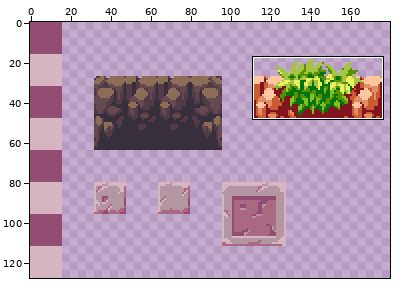
Two versions of one sprite sheet, sprites/sprite_lama/layers/89adc631-05e7-4dbc-b510-7d9259636b77/4ba882a2-9db5-4f7e-93f1-a9d344ecbebd.png. The first picture is a wide view before the edit; the outline marks the close-up.
Close-up. As it was:
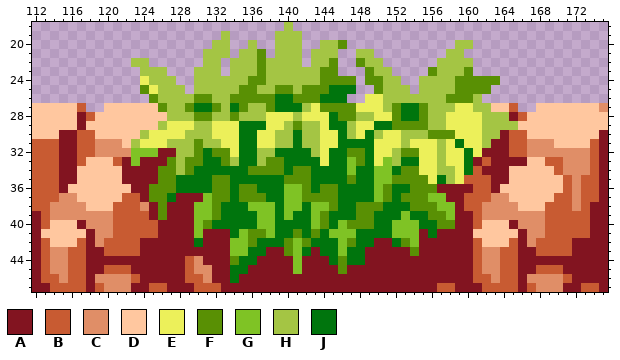
The file is 192x128 pixels. Colours within 5 levels of each other are drawn and written as one. Shown: x 112..175, y 18..47. The wide view leaves out empty margins.
Palette (. is transparent): A #821420  B #c85b32  C #e08e67  D #ffc79f  E #ecf05a  F #599004  G #7fc325  H #a4c544  J #00750d
Pixels before, first column x 112:
18 ............................H...................................
19 .....................H.....HHH..................................
20 ....................HH..H..HHH..HHF............HH...............
21 ...................HHH.HHF.HHH.HHH..HH........HH................
22 ...........HH......HH.HHHFHHHH.HHF..FHH......HHHH...............
23 ............HHH...HHH.HHHFHHHHHHFF...FHH....FHHHF...............
24 ............EHHH..HHHHHHFFHHHHHHFFFF.FFHH..HHHHFFFFF............
25 ............FEHHH.HHHHHFFHHFFHFFFJJJ..FHHH.HHHHFFFF.............
26 .............FHHHHFFHHFFFFFJJFFFJJJ..EEHHHHHHHFFFH..............
27 DDDDDB..DDDDDDFHHFJJFHJFHHFJJJHEFFFFEEEHFJJFHHHEEHHDDB..DDDDDDDC
28 DDDDDABDDDDDDDDHHHFFHHFHHHEEEHEEEJFFHHEEFJJFHHEEEEHHHABDDDDDDDDD
29 DDDDDADDDDDDDDHEEEHHEEEJJJEEHFHHEJJHEEJJFFFFHHEEEEHHHHDDDDDDDDDD
30 DDDAABBDDDDDHEEEEHHHEEEJJEEHHJHHEEJHEJHEEHHHFFFEEEHHABBDDDDDDDDA
31 BBBAABBCCCDHEEEHHHFHHEEJJEEHHJHHEEJJJJEEEHEEEHEJEEHAABBCCCDDDDBA
32 BBBAABBCCCCGGGAAHHFJFFEJJHHJJJJHEJJFFJEEHFFEEHEEJEAAABBCCCCCCCBA
33 BBBAABDDDBAGAAAFHFFJJFHJJHFFJJJJEJJGFJEGHJJEEHEEJABAAAADDBBCCCBA
34 BBBAADDDDDAAAAFFHFJJJJJJFFFFJFFJJJJGJJGGJFFEEHHEJBAAADDDDDBCCCBA
35 BBBAADDDDDAAAAFFJJJJFFJJJJJJFFFJJJJFJJGGFFFFEJHEBBBAADDDDDDBCBBA
36 BBBADDDDDDDAAFFFJJJJFFJFFJJJGGFJFFJJJJGFJJFFFAAAABBADDDDDDDBCBBA
37 BBBCCDDDDDBBAFFJAAAGFFJFFFJJGGFFFFJJJJGFJFFFGGAABBBCCDDDDDBBCBBA
38 BBCCCCDDDBBBCAFAAAGGFJJJGGGJGGJGGFJJFFFJJJFFFGGABBCCCCDDDBBBCBAA
39 ABCCCCCCCBBBBAFAAAGGFJJJJGGJGJJGFJJJFFJJJGJJFFGAABCCCCCCCBBBBBAA
40 ABDDDACCCBBBBBAAAAGFJJJJJGGJJJJGFJGFFFJJGGGJJFFAABDDDACCCBBBBBAA
41 ADDDDDACCBBBBBAAAAGAAAJGFFGJJFJFJGGGJJJJGGGAJAAAADDDDDACCBBBBBAA
42 ABDDDBACBBBBAAAAAAJAAAGGFJJJFGFJJJGFJJAAJFGAAAAAABDDDBACBBBBAAAA
43 ABCCBBAABBBBAAAAAAAAAAGGJJAAFGJAJJGJJAAAAAFAAAAAABCCBBAABBBBAAAA
44 ABCCBBAAAAAAAAAAABCAAAFJJAAAAGAAAJFJJAAAAAAAAAAAABCCBBAAAAAAAAAA
45 ABCCBBAABBBAAAAAABCCAAJJAAAAAGAAAAFAAAAAAAAAAAAAABCCBBAABBBAAAAA
46 ABBCBBACCCCBAAAAABBCAAJAAAAAAAAAAAAAAAAAAAAAAAAAABBCBBACCCCBAAAA
47 AABBBBABCCCAABBAAABBBAAAAAAAAAAAAAAAAAAAAAAAABBAAABBBBABCCCAABBA
The result:
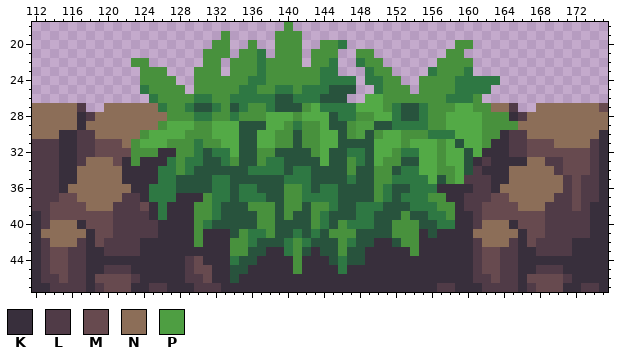
Colours new in this view: K #382f3c  L #503b47  M #674a4f  N #8c6e58  P #4e9e42
The edit:
colour E: #ecf05a -> #53aa46
colour F: #599004 -> #2e7843
colour H: #a4c544 -> #48913d
colour J: #00750d -> #28533d
y 24: x 124 E -> H
y 25: x 125 E -> H
y 27: x 112..117 DDDDDB -> NNNNNL; x 120..125 DDDDDD -> NNNNNN; x 163..165 DDB -> NNL; x 168..175 DDDDDDDC -> NNNNNNNM
y 28: x 112..126 DDDDDABDDDDDDDD -> NNNNNKLNNNNNNNN; x 165..175 ABDDDDDDDDD -> KLNNNNNNNNN
y 29: x 112..125 DDDDDADDDDDDDD -> NNNNNKNNNNNNNN; x 148..149 EE -> PP; x 166..175 DDDDDDDDDD -> NNNNNNNNNN
y 30: x 112..123 DDDAABBDDDDD -> NNNKKLLNNNNN; x 148 E -> P; x 164..175 ABBDDDDDDDDA -> KLLNNNNNNNNK
y 31: x 112..122 BBBAABBCCCD -> LLLKKLLMMMN; x 163..175 AABBCCCDDDDBA -> KKLLMMMNNNNLK
y 32: x 112..127 BBBAABBCCCCGGGAA -> LLLKKLLMMMMHHHKK; x 162..175 AAABBCCCCCCCBA -> KKKLLMMMMMMMLK
y 33: x 112..126 BBBAABDDDBAGAAA -> LLLKKLNNNMKHKKK; x 147 G -> H; x 151 G -> H; x 161..175 ABAAAADDBBCCCBA -> KLKKKKNNLLMMMLK
y 34: x 112..125 BBBAADDDDDAAAA -> LLLKKNNNNNKKKK; x 147 G -> H; x 150..151 GG -> HH; x 161..175 BAAADDDDDBCCCBA -> LKKKNNNNNLMMMLK
y 35: x 112..125 BBBAADDDDDAAAA -> LLLKKNNNNNKKKK; x 150..151 GG -> HH; x 160..175 BBBAADDDDDDBCBBA -> LLLKKNNNNNNLMLLK
y 36: x 112..124 BBBADDDDDDDAA -> LLLKNNNNNNNKK; x 140..141 GG -> HH; x 150 G -> H; x 157..175 AAAABBADDDDDDDBCBBA -> KKKKLLKNNNNNNNLMLLK
y 37: x 112..124 BBBCCDDDDDBBA -> LLLMMNNNNNLLK; x 127..131 JAAAG -> FKKKH; x 140..141 GG -> HH; x 150 G -> H; x 156..175 GGAABBBCCDDDDDBBCBBA -> HHKKLLLMMNNNNNLLMLLK
y 38: x 112..125 BBCCCCDDDBBBCA -> LLMMMMNNNLLLMK; x 127..131 AAAGG -> KKKHH; x 136..138 GGG -> HHH; x 140..141 GG -> HH; x 143..144 GG -> HH; x 157..175 GGABBCCCCDDDBBBCBAA -> HHKLLMMMMNNNLLLMLKK
y 39: x 112..125 ABCCCCCCCBBBBA -> KLMMMMMMMLLLLK; x 127..131 AAAGG -> KKKHH; x 137..138 GG -> HH; x 140 G -> H; x 143 G -> H; x 153 G -> H; x 158..175 GAABCCCCCCCBBBBBAA -> HKKLMMMMMMMLLLLLKK
y 40: x 112..130 ABDDDACCCBBBBBAAAAG -> KLNNNKMMMLLLLLKKKKH; x 137..138 GG -> HH; x 143 G -> H; x 146 G -> H; x 152..154 GGG -> HHH; x 159..175 AABDDDACCCBBBBBAA -> KKLNNNKMMMLLLLLKK
y 41: x 112..133 ADDDDDACCBBBBBAAAAGAAA -> KNNNNNKMMLLLLLKKKKHKKK; x 135 G -> H; x 138 G -> H; x 145..147 GGG -> HHH; x 152..155 GGGA -> HHHK; x 157..175 AAAADDDDDACCBBBBBAA -> KKKKNNNNNKMMLLLLLKK
y 42: x 112..135 ABDDDBACBBBBAAAAAAJAAAGG -> KLNNNLKMLLLLKKKKKKHKKKHH; x 141 G -> H; x 146 G -> H; x 150..151 AA -> KK; x 153..175 FGAAAAAABDDDBACBBBBAAAA -> HHKKKKKKLNNNLKMLLLLKKKK
y 43: x 112..135 ABCCBBAABBBBAAAAAAAAAAGG -> KLMMLLKKLLLLKKKKKKKKKKHH; x 138..139 AA -> KK; x 141 G -> H; x 143 A -> K; x 146 G -> H; x 149..175 AAAAAFAAAAAABCCBBAABBBBAAAA -> KKKKKHKKKKKKLMMLLKKLLLLKKKK
y 44: x 112..133 ABCCBBAAAAAAAAAAABCAAA -> KLMMLLKKKKKKKKKKKLMKKK; x 137..144 AAAAGAAA -> KKKKHKKK; x 149..175 AAAAAAAAAAAABCCBBAAAAAAAAAA -> KKKKKKKKKKKKLMMLLKKKKKKKKKK
y 45: x 112..133 ABCCBBAABBBAAAAAABCCAA -> KLMMLLKKLLLKKKKKKLMMKK; x 136..145 AAAAAGAAAA -> KKKKKHKKKK; x 147..175 AAAAAAAAAAAAAABCCBBAABBBAAAAA -> KKKKKKKKKKKKKKLMMLLKKLLLKKKKK
y 46: x 112..133 ABBCBBACCCCBAAAAABBCAA -> KLLMLLKMMMMLKKKKKLLMKK; x 135..175 AAAAAAAAAAAAAAAAAAAAAAAAAABBCBBACCCCBAAAA -> KKKKKKKKKKKKKKKKKKKKKKKKKKLLMLLKMMMMLKKKK
y 47: x 112..175 AABBBBABCCCAABBAAABBBAAAAAAAAAAAAAAAAAAAAAAAABBAAABBBBABCCCAABBA -> KKLLLLKLMMMKKLLKKKLLLKKKKKKKKKKKKKKKKKKKKKKKKLLKKKLLLLKLMMMKKLLK
Pixel boxes of the changes (left, top, right, bottom) in both close-ups:
changed: (32, 22, 608, 292)
